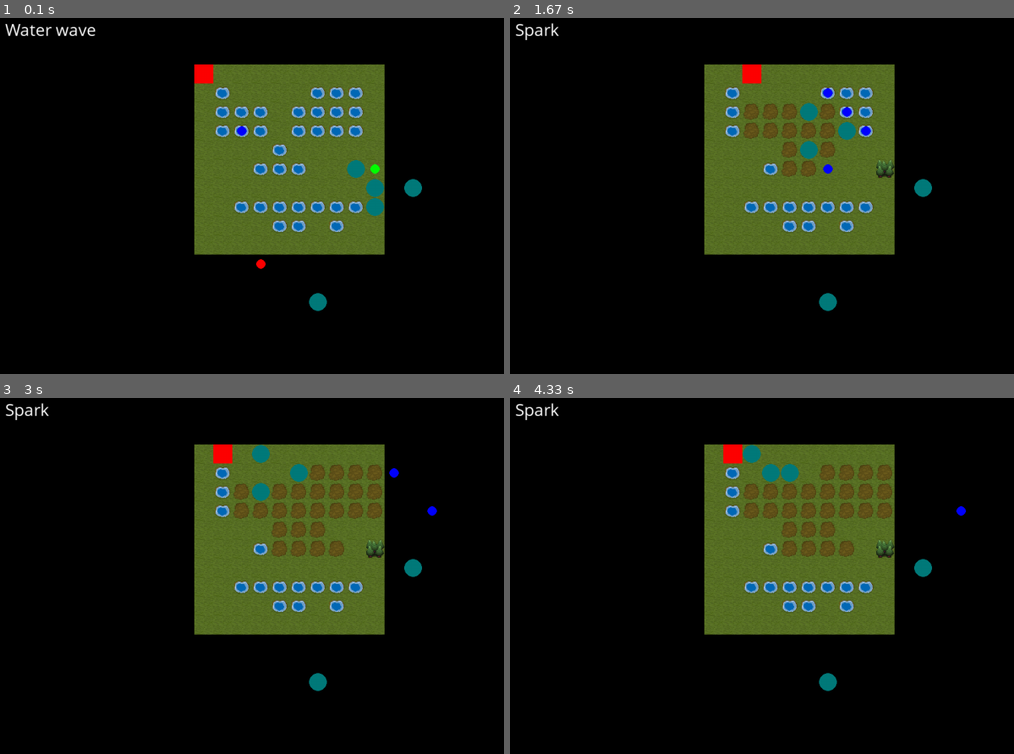
Above: before the commit, frames 1-4 (two rows, left to right).
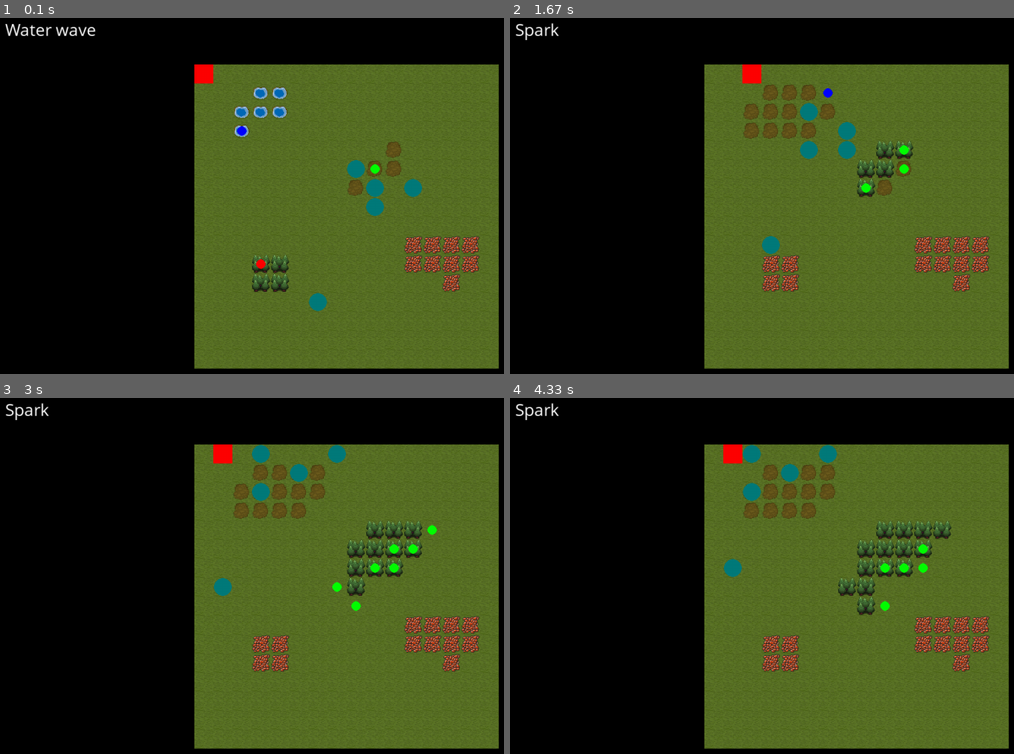
Above: after the commit, the same moments.

Repository: mytinycloud/90D-pygame-scaffold
Game: pygame game, started from main.py
The game is run twice, just before and just after one commit, with the same random seed, the same clock (stepped at 60 frames per second) and the same inputs.
Inputs (mouse positions are in pixels of both pictures, inside the frame that each line leads up to):
- Up to frame 1 (0.1 s): no input
- Up to frame 2 (1.67 s): hold D 0.33-0.8 s; move the mouse to (837, 245) at 0.37 s; hold W 0.83-1.13 s; move the mouse to (outside the picture) at 0.87 s; tap Space at 0.9, 1.23, 1.53 s; tap 2 at 0.98 s; hold D 1.17-1.63 s; move the mouse to (867, 256) at 1.2 s; tap 3 at 1.32 s
- Up to frame 3 (3 s): hold A 1.67-2.2 s; move the mouse to (171, 611) at 1.7 s; tap Space at 1.73, 2.03 s; click (120, 533) at 2.28 s
- Up to frame 4 (4.33 s): click (666, 430) at 3.78 s

The runs differ from the first frame. In frame 1, 34% of the frame differs, in the area x 38-99%, y 13-99%; in frame 2, 35%; in frame 3, 35%; in frame 4, 36%.

Commit message:
Revert map

Diff:
--- a/init.py
+++ b/init.py
@@ -6,7 +6,7 @@
 
 
 def init(group: EntityGroup, _: Window):
-    map = parse_tile_map('maps/small-water.png')
+    map = parse_tile_map('maps/map.png')
 
     tilemap = Entity("tilemap")
     tilemap.tilemap = TilemapComponent.from_map(map)
